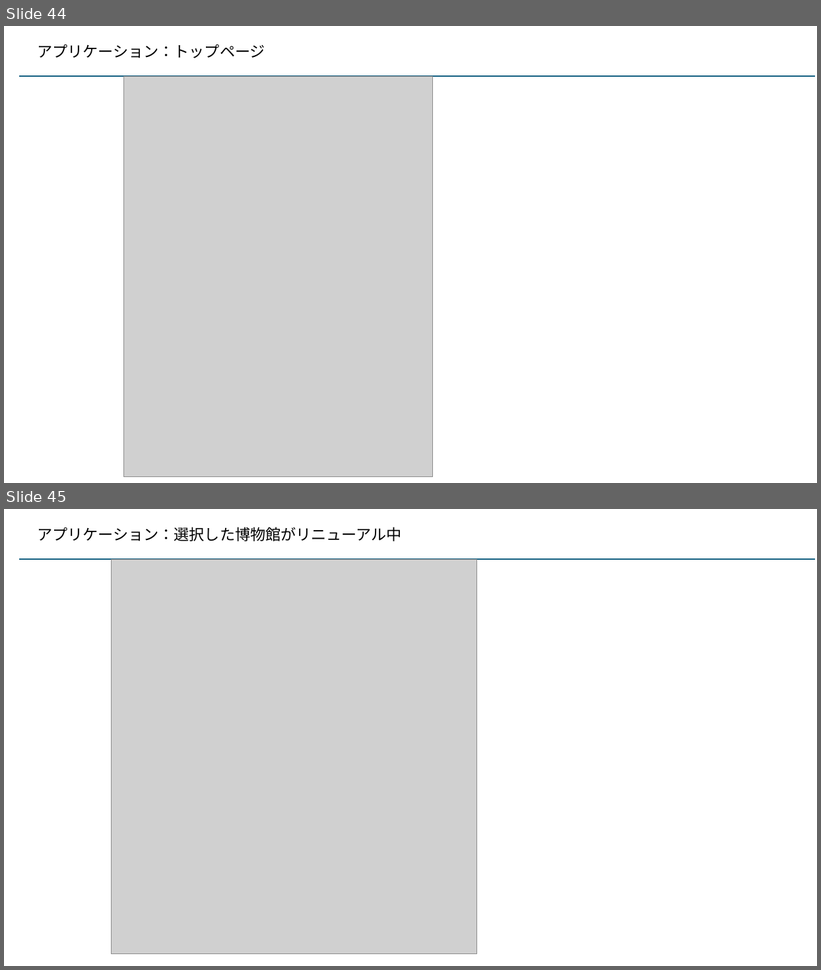
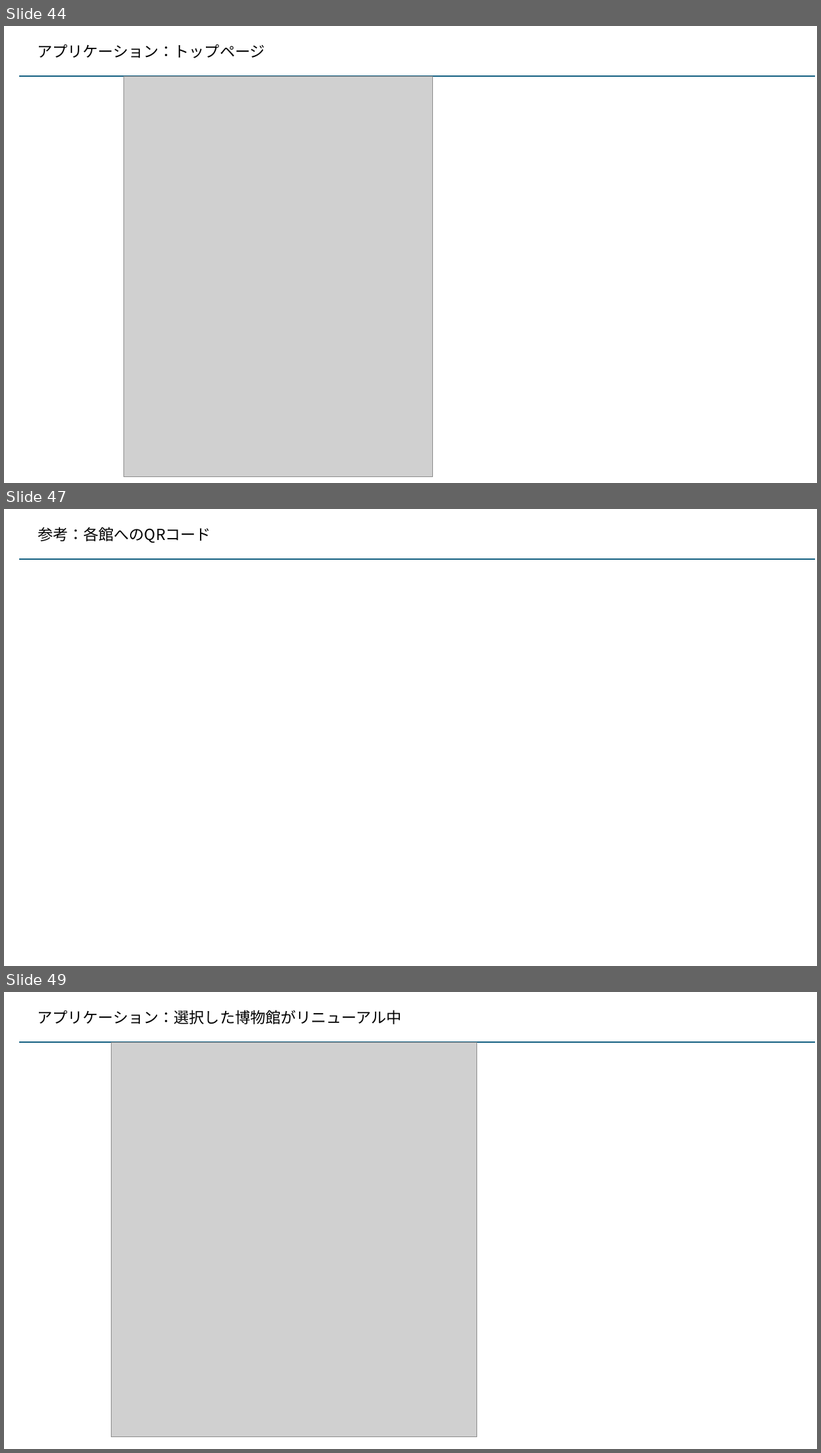
Before and after one commit to kaze-lab/museum_app_proj, a slide deck: 展示物アプリ仕様.pptx. Shown one above the other, each under a label of ours: slides 44 and 45 before the commit, slides 44, 47 and 49 after it; the slides between them are not shown. The pictures are 821x970 and 821x1453 pixels, drawn with LibreOffice and Linux fonts; fonts in the diff are those of the drawing; grey boxes stand for pictures. Boxes give left, top, right and bottom in pixels: in the first picture for what was removed or moved away, otherwise in the second. Text is boxed around its words. In the diff, an @@ line names an element or a change of style, - is before the commit and + after.

```diff
--- a/展示物アプリ仕様.pptx
+++ b/展示物アプリ仕様.pptx
@@ slide 47 added at box(4, 509, 817, 966), background #FFFFFF @@
@@ text added at box(38, 527, 211, 543), 18 pt, text #000000 @@
+参考：各館へのQRコード
@@ line added from (19, 560) to (815, 560), #156082 1.5 pt @@
@@ what was slide 45 is now slide 49 @@
```
Also in this commit, not shown: 3 other slides added, 3 other files.
